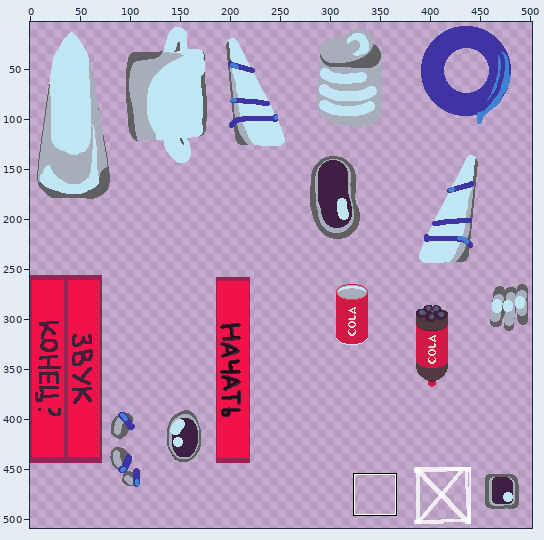
A sprite sheet gets an edit: KosmosFLY/images/shared-0-sheet4.png. The first picture is a wide view before the edit; the outline marks the close-up.
Close-up. Before the edit:
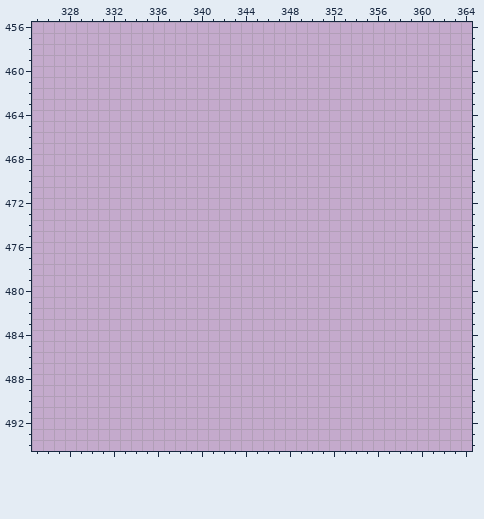
The file is 512x512 pixels. Colours within 5 levels of each other are drawn and written as one. Shown: x 325..364, y 456..494. The old version is drawn lined up with the new one. The wide view leaves out empty margins. The commit also changed other parts of the picture, which this record leaves out.
After:
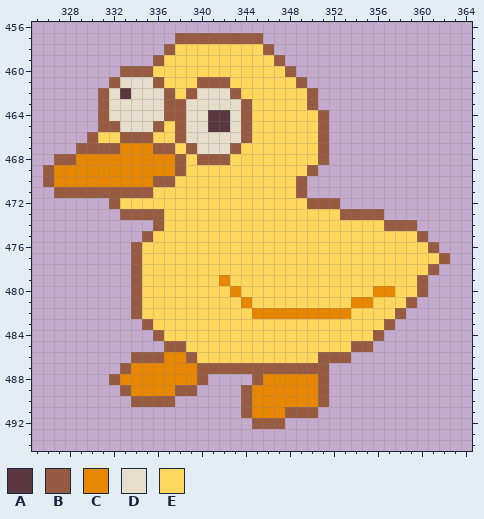
Palette (. is transparent): A #58373e  B #975b41  C #e78600  D #e6deca  E #ffd75c
Difference:
drawings rearranged on the sheet (the old picture shows each at its new place; 3 dropped ones are not shown)
@@ x 325..364 @@
 456 ........................................
-457 ........................................
-458 ........................................
-459 ........................................
-460 ........................................
-461 ........................................
-462 ........................................
-463 ........................................
-464 ........................................
-465 ........................................
-466 ........................................
-467 ........................................
-468 ........................................
-469 ........................................
-470 ........................................
-471 ........................................
-472 ........................................
-473 ........................................
-474 ........................................
-475 ........................................
-476 ........................................
-477 ........................................
-478 ........................................
-479 ........................................
-480 ........................................
-481 ........................................
-482 ........................................
-483 ........................................
-484 ........................................
-485 ........................................
-486 ........................................
-487 ........................................
-488 ........................................
-489 ........................................
-490 ........................................
-491 ........................................
-492 ........................................
+457 .............BBBBBBBB...................
+458 ............BEEEEEEEEB..................
+459 ...........BEEEEEEEEEEB.................
+460 ........BBBEEEEEEEEEEEEB................
+461 .......BDDDBEEEBBBEEEEEEB...............
+462 ......BDADDDBEBDDDBEEEEEEB..............
+463 ......BDDDDDBBDDDDDBEEEEEB..............
+464 ......BDDDDDBBDDAADBEEEEEEB.............
+465 ......BBDDDBEBDDAADBEEEEEEB.............
+466 .....BEEBBBEEBDDDDDBEEEEEEB.............
+467 ....BBBBCCCBBEBDDDBEEEEEEEB.............
+468 ..BBCCCCCCCCCBEBBBEEEEEEEEB.............
+469 .BCCCCCCCCCCCBEEEEEEEEEEEB..............
+470 .BCCCCCCCCCBBEEEEEEEEEEEB...............
+471 ..BBBBBBBBBEEEEEEEEEEEEEB...............
+472 .......BEEEEEEEEEEEEEEEEEBBB............
+473 ........BBBBEEEEEEEEEEEEEEEEBBBB........
+474 ...........BEEEEEEEEEEEEEEEEEEEEBBB.....
+475 ..........BEEEEEEEEEEEEEEEEEEEEEEEEB....
+476 .........BEEEEEEEEEEEEEEEEEEEEEEEEEEB...
+477 .........BEEEEEEEEEEEEEEEEEEEEEEEEEEEB..
+478 .........BEEEEEEEEEEEEEEEEEEEEEEEEEEB...
+479 .........BEEEEEEECEEEEEEEEEEEEEEEEEB....
+480 .........BEEEEEEEECEEEEEEEEEEEECCEEB....
+481 .........BEEEEEEEEECEEEEEEEEECCEEEB.....
+482 .........BEEEEEEEEEECCCCCCCCCEEEEB......
+483 ..........BEEEEEEEEEEEEEEEEEEEEEB.......
+484 ...........BEEEEEEEEEEEEEEEEEEEB........
+485 ............BBEEEEEEEEEEEEEEEBB.........
+486 .........BBBCCBEEEEEEEEEEEBBB...........
+487 ........BCCCCCCBBBBBBBBBBBB.............
+488 .......BCCCCCCCB....BCCCCCB.............
+489 ........BCCCCBB....BCCCCCCB.............
+490 .........BBBB......BCCCCCCB.............
+491 ...................BCCCBBB..............
+492 ....................BBB.................
 493 ........................................
Pixel boxes of the changes (left, top, right, bottom) in both close-ups:
added: (43, 33, 450, 429)
